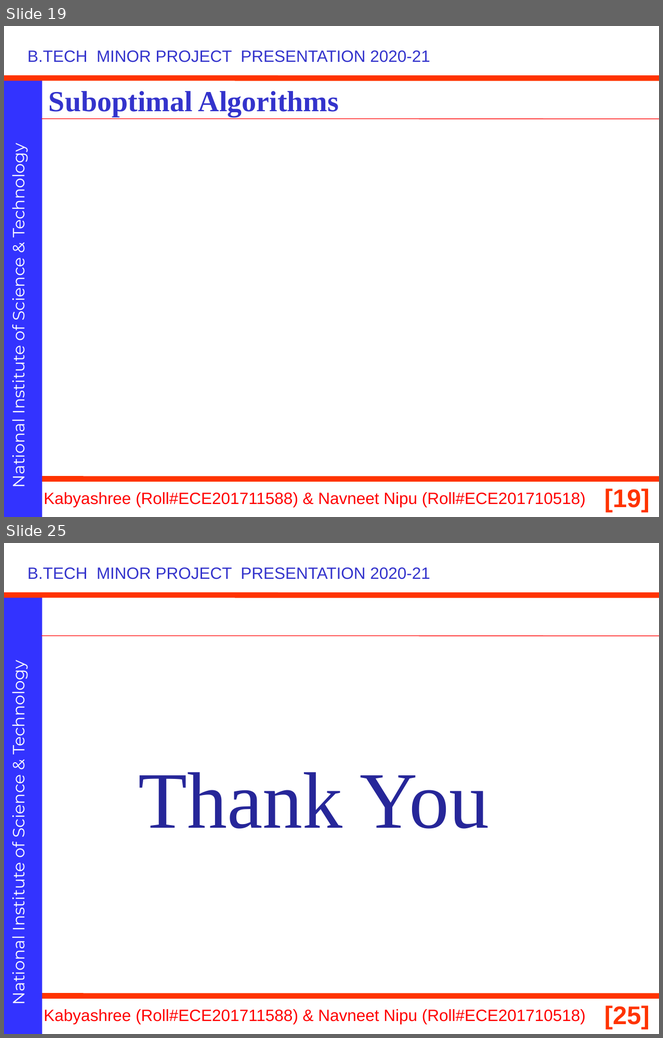
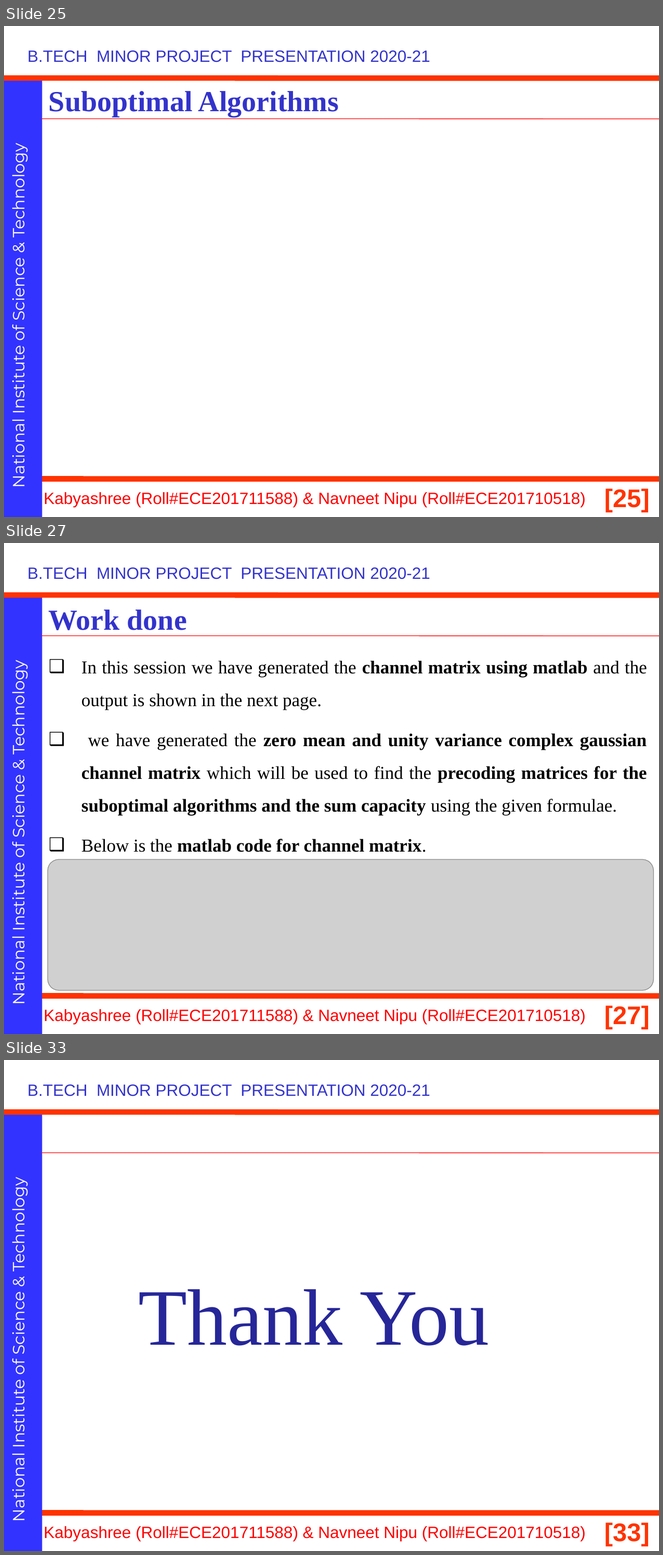
Before and after one commit to navneetnipu/btech_project, a slide deck: minor ppt (2) (2).pptx. Shown one above the other, each under a label of ours: slides 19 and 25 before the commit, slides 25, 27 and 33 after it; the slides between them are not shown. The pictures are 663x1038 and 663x1555 pixels, drawn with LibreOffice and Linux fonts; fonts in the diff are those of the drawing; grey boxes stand for pictures; background and template pictures are left out. Boxes give left, top, right and bottom in pixels: in the first picture for what was removed or moved away, otherwise in the second. Text is boxed around its words. In the diff, an @@ line names an element or a change of style, - is before the commit and + after.

```diff
--- a/minor ppt (2) (2).pptx
+++ b/minor ppt (2) (2).pptx
@@ slide 27 added at (4,543,659,1034), background #FFFFFF; not listed: 8 template elements that a slide beside it also shows @@
@@ title added at (49,610,187,630), 32 pt, text #3333CC, bold @@
+Work done
@@ text added at (81,661,647,852), 20 pt, text #000000, bold @@
+❑ In this session we have generated the channel matrix using matlab and the output is shown in the next page.
+❑ we have generated the zero mean and unity variance complex gaussian channel matrix which will be used to find the precoding matrices for the suboptimal algorithms and the sum capacity using the given formulae.
+❑ Below is the matlab code for channel matrix.
@@ picture added at (48,860,654,991) @@
@@ what was slide 19 is now slide 25 @@
@@ page number at (605,489,650,513): text changed @@
-[19]
+[25]
@@ what was slide 25 is now slide 33 @@
@@ page number at (605,1523,650,1547): text changed @@
-[25]
+[33]
```
Also in this commit, not shown: 14 slides changed, 11 other slides added, 4 slides removed, 2 other files.
